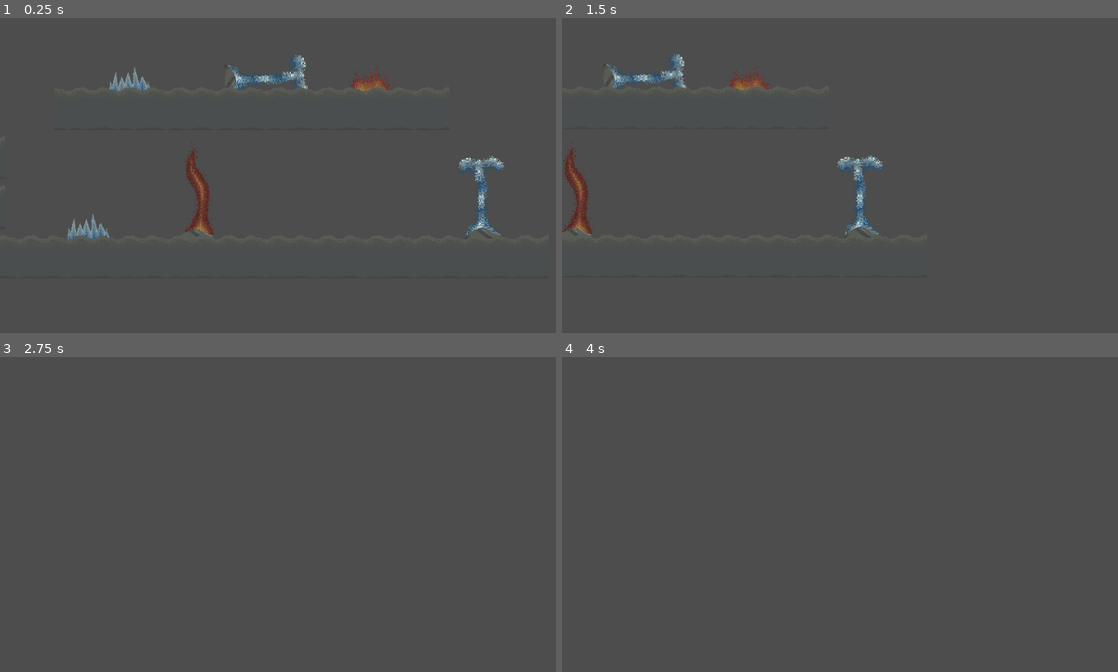
Above: before the commit, frames 1-4 (two rows, left to right).
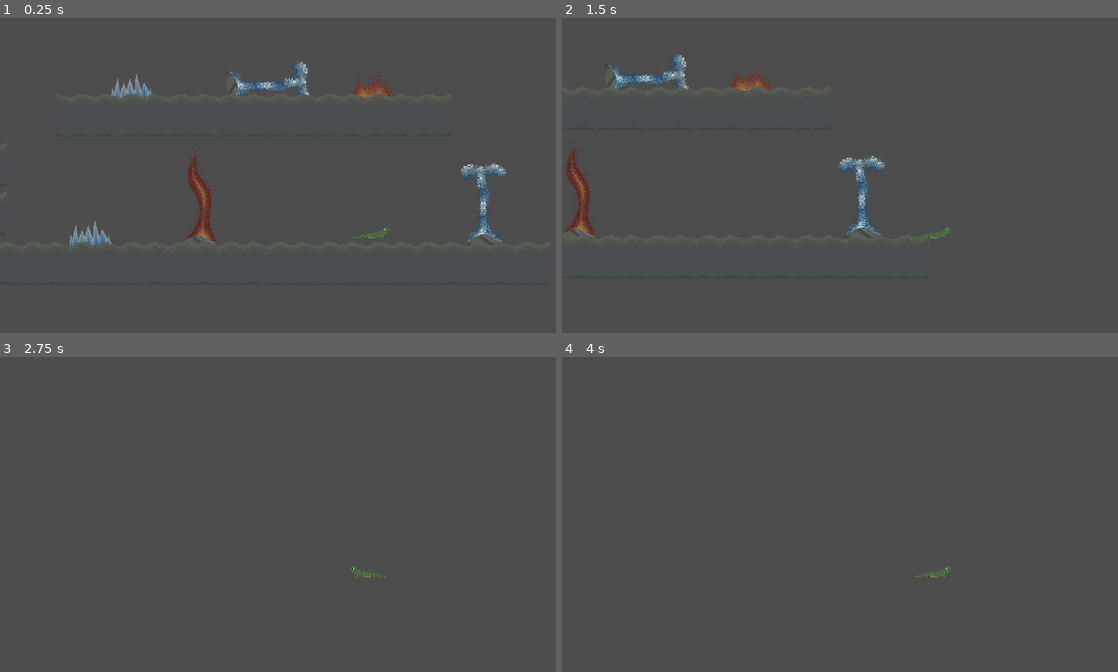
Above: after the commit, the same moments.

Repository: Logan-Voigt/The-Lost-Lizard
Game: Godot game, scene res://src/globals/main.tscn
Same seed, same stepped clock (60 frames per second), same inputs: the game is played once before the commit and once after it.
Inputs:
- Up to frame 1 (0.25 s): no input
- Up to frame 2 (1.5 s): hold D (move_right) from 0.53 s (still down); tap Space (move_jump) at 0.77 s
- Up to frame 3 (2.75 s): tap Space (move_jump) at 1.52 s; release D (move_right) at 2.03 s; hold A (move_left) from 2.03 s (still down)
- Up to frame 4 (4 s): tap Enter at 2.75 s; release A (move_left) at 2.78 s; hold D (move_right) from 2.78 s (still down); tap Space (move_jump) at 3.02, 3.5, 3.77 s

The runs differ from the first frame. In frame 1, 3.0% of the frame differs, in the area x 12-91%, y 11-73%; in frame 2, 1.3%; in frame 3, less than 0.1%; in frame 4, less than 0.1%.

Commit message:
added animations

Diff:
--- a/src/player/player.gd
+++ b/src/player/player.gd
@@ -29,6 +29,8 @@
 
 func handle_jumping(delta: float) -> void:
 	# stored_jump allows you to press jump a little bit early but have it still count
+	if not is_on_floor():
+		player_sprite.play("default")
 	if Input.is_action_just_pressed("move_jump") and not is_on_floor():
 		stored_jump = true
 		stored_jump_timer = 0.0
@@ -44,8 +46,10 @@
 func handle_movement() -> void:
 	var direction : float = Input.get_axis("move_left", "move_right")
 	if direction:
+		player_sprite.play("walking")
 		velocity.x = direction * SPEED
 	else:
+		player_sprite.play("idle")
 		velocity.x = move_toward(velocity.x, 0, SPEED)
 
 func handle_graphics() -> void:
--- a/src/player/player.tscn
+++ b/src/player/player.tscn
@@ -1,10 +1,64 @@
-[gd_scene load_steps=5 format=3 uid="uid://csutreqqsgur"]
+[gd_scene load_steps=20 format=3 uid="uid://csutreqqsgur"]
 
 [ext_resource type="Script" uid="uid://hp01iv1kclsc" path="res://src/player/player.gd" id="1_onrkg"]
-[ext_resource type="Texture2D" uid="uid://bpln7vkvxyb24" path="res://assets/player-sprite.png" id="2_rxibo"]
+[ext_resource type="Texture2D" uid="uid://q43n07q0658o" path="res://assets/lizard.png" id="2_rxibo"]
+[ext_resource type="Texture2D" uid="uid://wdmyvqgpnhhn" path="res://assets/idle_lizard.png" id="3_244u8"]
+[ext_resource type="Texture2D" uid="uid://cgpqw3y25drtp" path="res://assets/walking_lizard.png" id="4_5f2sf"]
 
 [sub_resource type="RectangleShape2D" id="RectangleShape2D_0xm2m"]
-size = Vector2(220, 63)
+size = Vector2(164, 58)
+
+[sub_resource type="AtlasTexture" id="AtlasTexture_jiejy"]
+atlas = ExtResource("3_244u8")
+region = Rect2(0, 0, 512, 512)
+
+[sub_resource type="AtlasTexture" id="AtlasTexture_o822w"]
+atlas = ExtResource("3_244u8")
+region = Rect2(512, 0, 512, 512)
+
+[sub_resource type="AtlasTexture" id="AtlasTexture_x42xx"]
+atlas = ExtResource("3_244u8")
+region = Rect2(1024, 0, 512, 512)
+
+[sub_resource type="AtlasTexture" id="AtlasTexture_l271a"]
+atlas = ExtResource("3_244u8")
+region = Rect2(1536, 0, 512, 512)
+
+[sub_resource type="AtlasTexture" id="AtlasTexture_8ydov"]
+atlas = ExtResource("4_5f2sf")
+region = Rect2(0, 0, 512, 512)
+
+[sub_resource type="AtlasTexture" id="AtlasTexture_ylhto"]
+atlas = ExtResource("4_5f2sf")
+region = Rect2(512, 0, 512, 512)
+
+[sub_resource type="AtlasTexture" id="AtlasTexture_cwolq"]
+atlas = ExtResource("4_5f2sf")
+region = Rect2(1024, 0, 512, 512)
+
+[sub_resource type="AtlasTexture" id="AtlasTexture_2smqc"]
+atlas = ExtResource("4_5f2sf")
+region = Rect2(1536, 0, 512, 512)
+
+[sub_resource type="AtlasTexture" id="AtlasTexture_rl62b"]
+atlas = ExtResource("4_5f2sf")
+region = Rect2(2048, 0, 512, 512)
+
+[sub_resource type="AtlasTexture" id="AtlasTexture_wlj80"]
+atlas = ExtResource("4_5f2sf")
+region = Rect2(2560, 0, 512, 512)
+
+[sub_resource type="AtlasTexture" id="AtlasTexture_6bm8s"]
+atlas = ExtResource("4_5f2sf")
+region = Rect2(3072, 0, 512, 512)
+
+[sub_resource type="AtlasTexture" id="AtlasTexture_hrerp"]
+atlas = ExtResource("4_5f2sf")
+region = Rect2(3584, 0, 512, 512)
+
+[sub_resource type="AtlasTexture" id="AtlasTexture_oyld2"]
+atlas = ExtResource("4_5f2sf")
+region = Rect2(4096, 0, 512, 512)
 
 [sub_resource type="SpriteFrames" id="SpriteFrames_h2yge"]
 animations = [{
@@ -15,19 +69,75 @@
 "loop": true,
 "name": &"default",
 "speed": 5.0
+}, {
+"frames": [{
+"duration": 1.0,
+"texture": SubResource("AtlasTexture_jiejy")
+}, {
+"duration": 1.0,
+"texture": SubResource("AtlasTexture_o822w")
+}, {
+"duration": 1.0,
+"texture": SubResource("AtlasTexture_x42xx")
+}, {
+"duration": 1.0,
+"texture": SubResource("AtlasTexture_l271a")
+}],
+"loop": true,
+"name": &"idle",
+"speed": 3.0
+}, {
+"frames": [{
+"duration": 1.0,
+"texture": SubResource("AtlasTexture_8ydov")
+}, {
+"duration": 1.0,
+"texture": SubResource("AtlasTexture_ylhto")
+}, {
+"duration": 1.0,
+"texture": SubResource("AtlasTexture_cwolq")
+}, {
+"duration": 1.0,
+"texture": SubResource("AtlasTexture_2smqc")
+}, {
+"duration": 1.0,
+"texture": SubResource("AtlasTexture_rl62b")
+}, {
+"duration": 1.0,
+"texture": SubResource("AtlasTexture_wlj80")
+}, {
+"duration": 1.0,
+"texture": SubResource("AtlasTexture_6bm8s")
+}, {
+"duration": 1.0,
+"texture": SubResource("AtlasTexture_hrerp")
+}, {
+"duration": 1.0,
+"texture": SubResource("AtlasTexture_oyld2")
+}],
+"loop": true,
+"name": &"walking",
+"speed": 9.0
 }]
 
 [node name="Player" type="CharacterBody2D"]
+z_index = 1
 scale = Vector2(0.5, 0.5)
 script = ExtResource("1_onrkg")
 
 [node name="Hitbox" type="CollisionShape2D" parent="."]
-position = Vector2(0, 29.5)
+position = Vector2(0, 1)
 shape = SubResource("RectangleShape2D_0xm2m")
 
 [node name="Visuals" type="AnimatedSprite2D" parent="."]
-position = Vector2(0, -65)
+z_index = 1
+texture_filter = 1
+position = Vector2(-16, -100)
+scale = Vector2(0.5, 0.5)
 sprite_frames = SubResource("SpriteFrames_h2yge")
+animation = &"idle"
+frame_progress = 0.272719
 
 [node name="Camera2D" type="Camera2D" parent="."]
+position = Vector2(-10, -34)
 scale = Vector2(2, 2)
